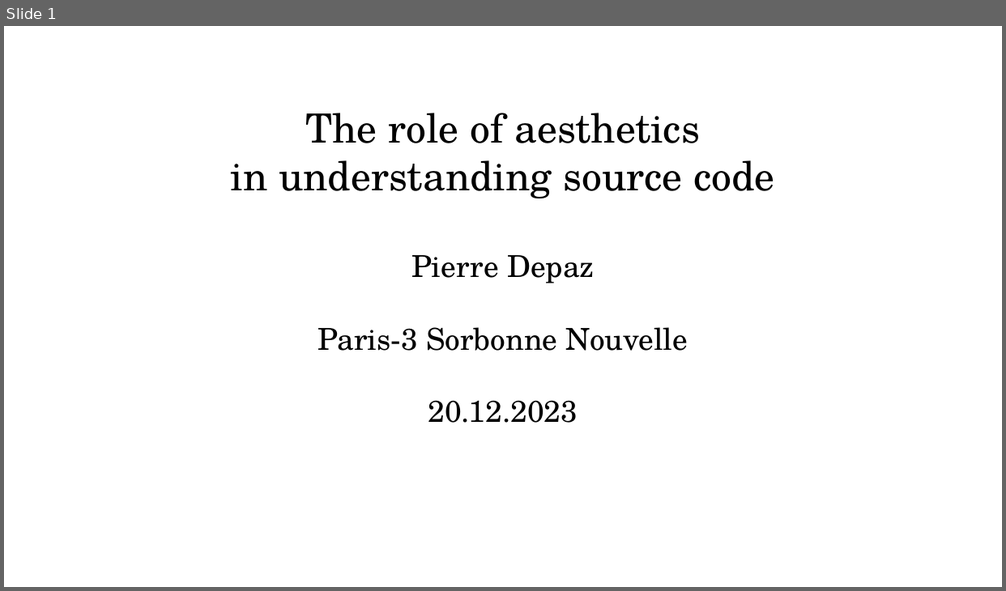
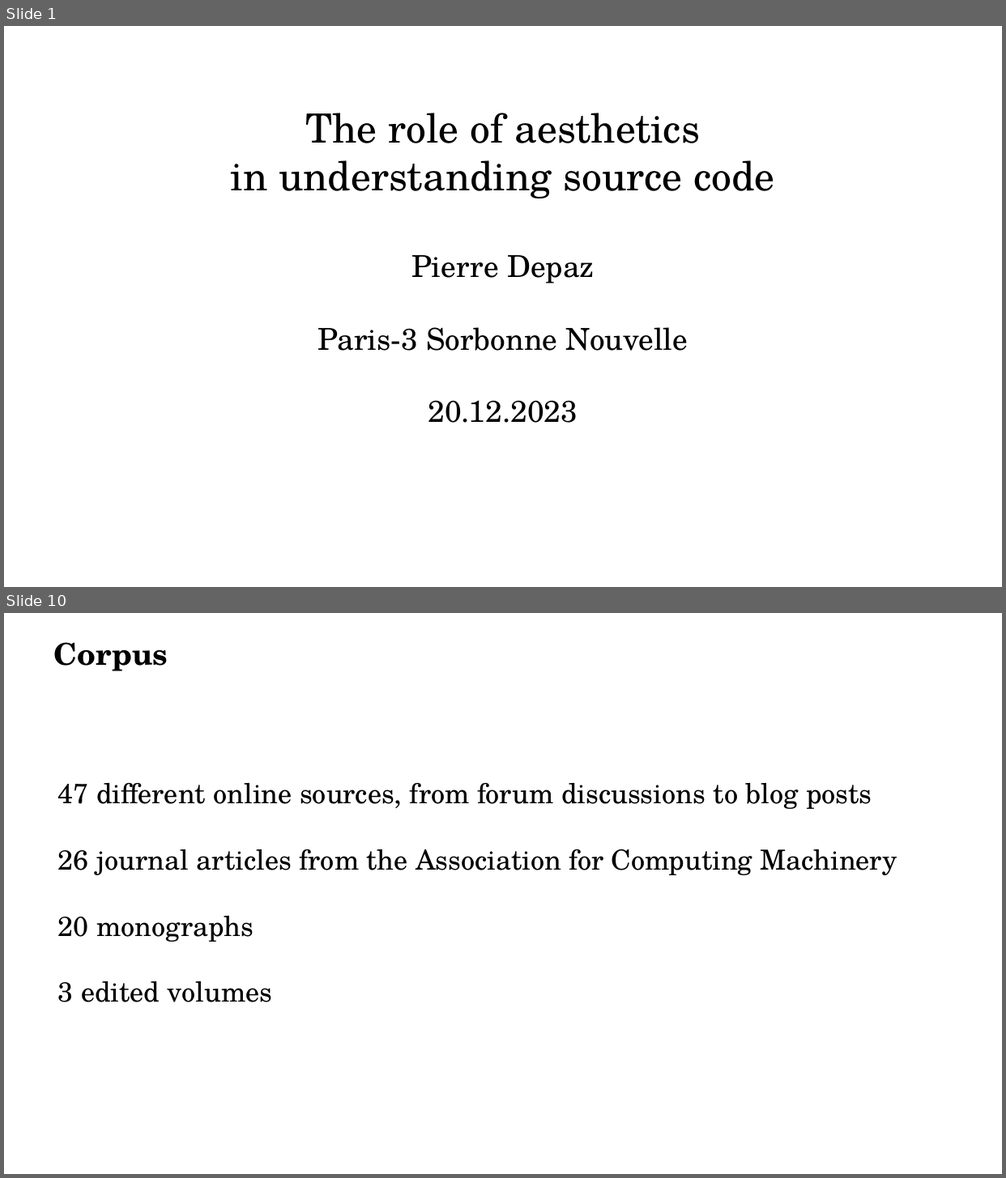
Before and after one commit to periode/thesis, a slide deck: jury/soutenance/Soutenance.odp. Shown one above the other, each under a label of ours: slide 1 before the commit, slides 1 and 10 after it; the slides between them are not shown. The pictures are 1006x591 and 1006x1178 pixels, drawn with LibreOffice and Linux fonts; fonts in the diff are those of the drawing. Boxes give left, top, right and bottom in pixels: in the first picture for what was removed or moved away, otherwise in the second. Text is boxed around its words. In the diff, an @@ line names an element or a change of style, - is before the commit and + after.

```diff
--- a/jury/soutenance/Soutenance.odp
+++ b/jury/soutenance/Soutenance.odp
@@ slide 10 added at (4, 613, 1002, 1174), background #FFFFFF @@
@@ title added at (54, 642, 168, 671), 24 pt, text #000000, bold @@
+Corpus
@@ text added at (58, 783, 897, 1003), 22 pt, text #000000 @@
+47 different online sources, from forum discussions to blog posts
+26 journal articles from the Association for Computing Machinery
+20 monographs
+3 edited volumes
```
Also in this commit, not shown: 12 slides changed, 23 other slides added, 12 slides removed, 7 other files.
